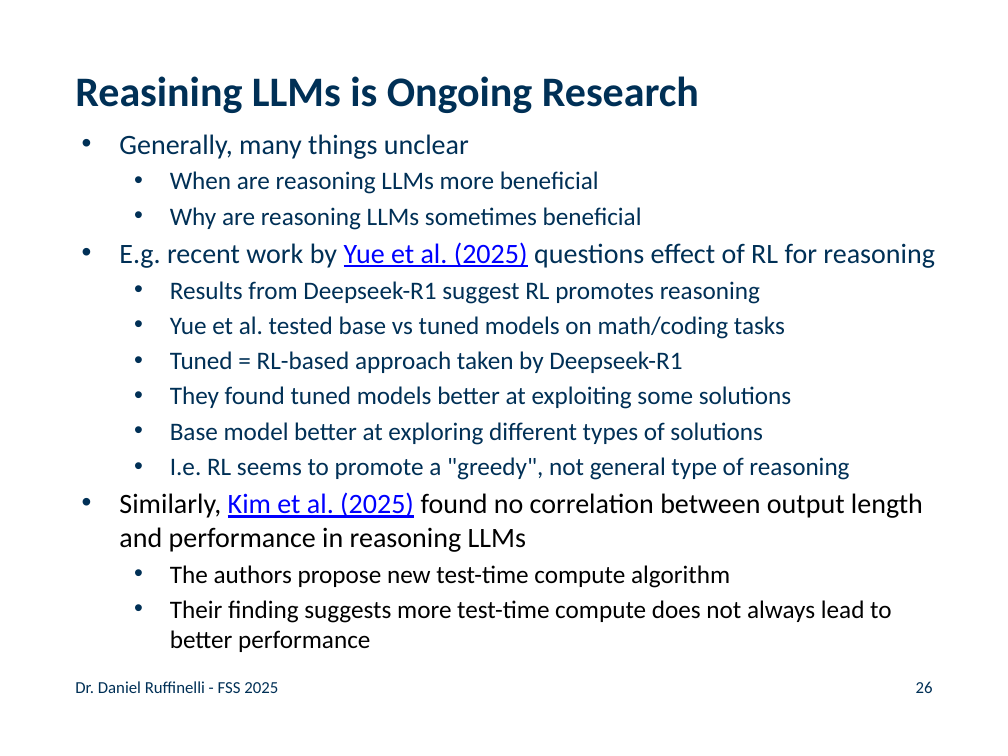
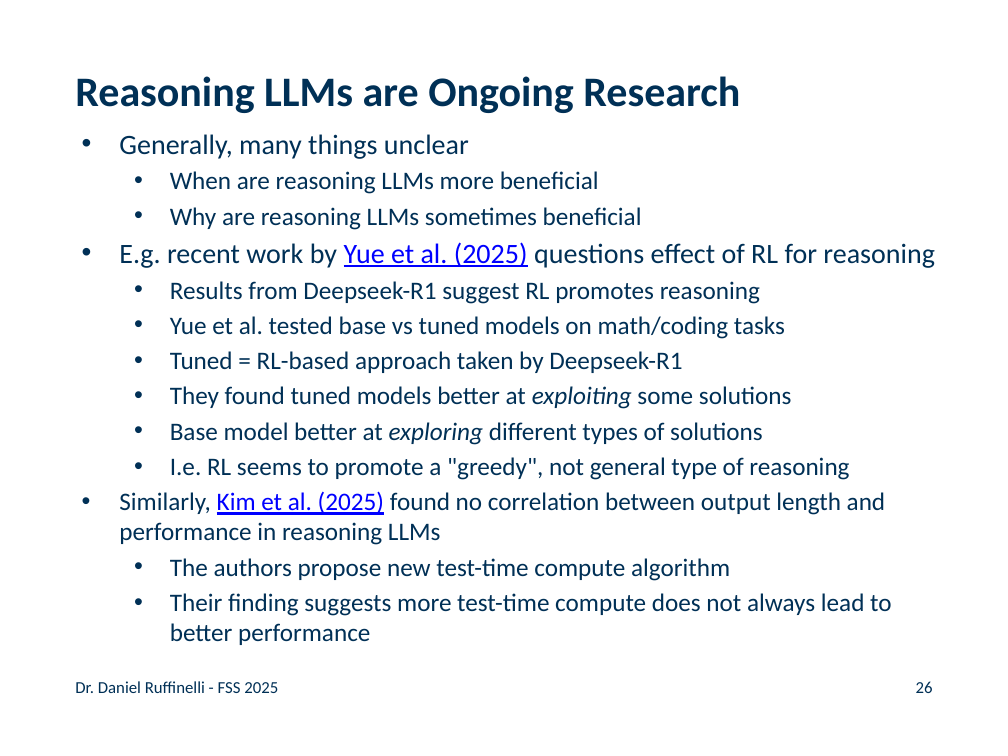
Before and after one commit to rufex2001/teaching_llms, a slide deck: slide 26 of lectures/11_reasoning_llms/11_reasoning_llms.pptx. Drawn at 1008x756 pixels with LibreOffice and Linux fonts; fonts in the diff are those of the drawing; background and template pictures are left out. Boxes give left, top, right and bottom in pixels: in the first picture for what was removed or moved away, otherwise in the second. Text is boxed around its words. In the diff, an @@ line names an element or a change of style, - is before the commit and + after.

Commit message:
Fixed slide 26 in Reasoning LLMs lecture

```diff
--- a/lectures/11_reasoning_llms/11_reasoning_llms.pptx
+++ b/lectures/11_reasoning_llms/11_reasoning_llms.pptx
@@ title at (75, 76, 740, 113): text changed @@
-Reasining LLMs is Ongoing Research
+Reasoning LLMs are Ongoing Research
@@ text at (119, 386, 891, 645): italic on in "exploiting", "exploring"; size 20 to 18 pt in "Similarly, Kim et al. (2025) found no ..."; text colour #000000 to #003056 in "Similarly, found no correlation between output length ...", "The authors propose new test-time compute algorithm", "Their finding suggests more test-time compute does ..." @@
```
Also in this commit, not shown: 1 other file.
